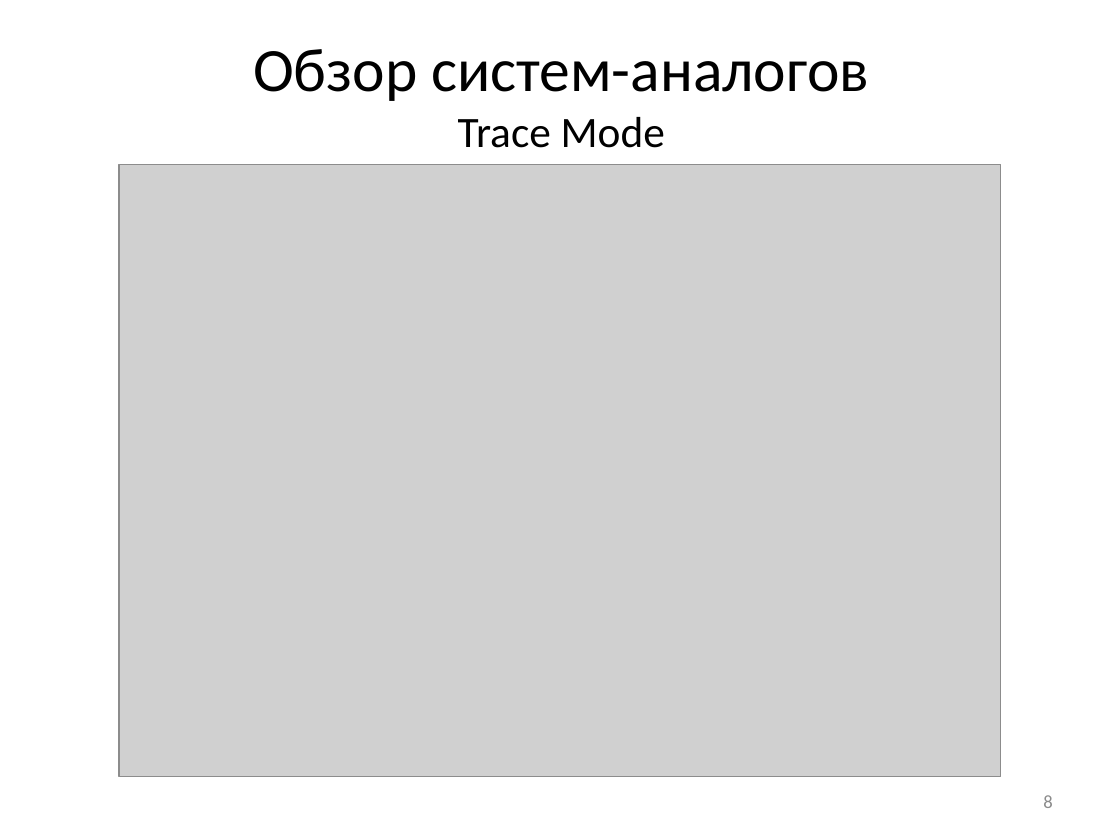
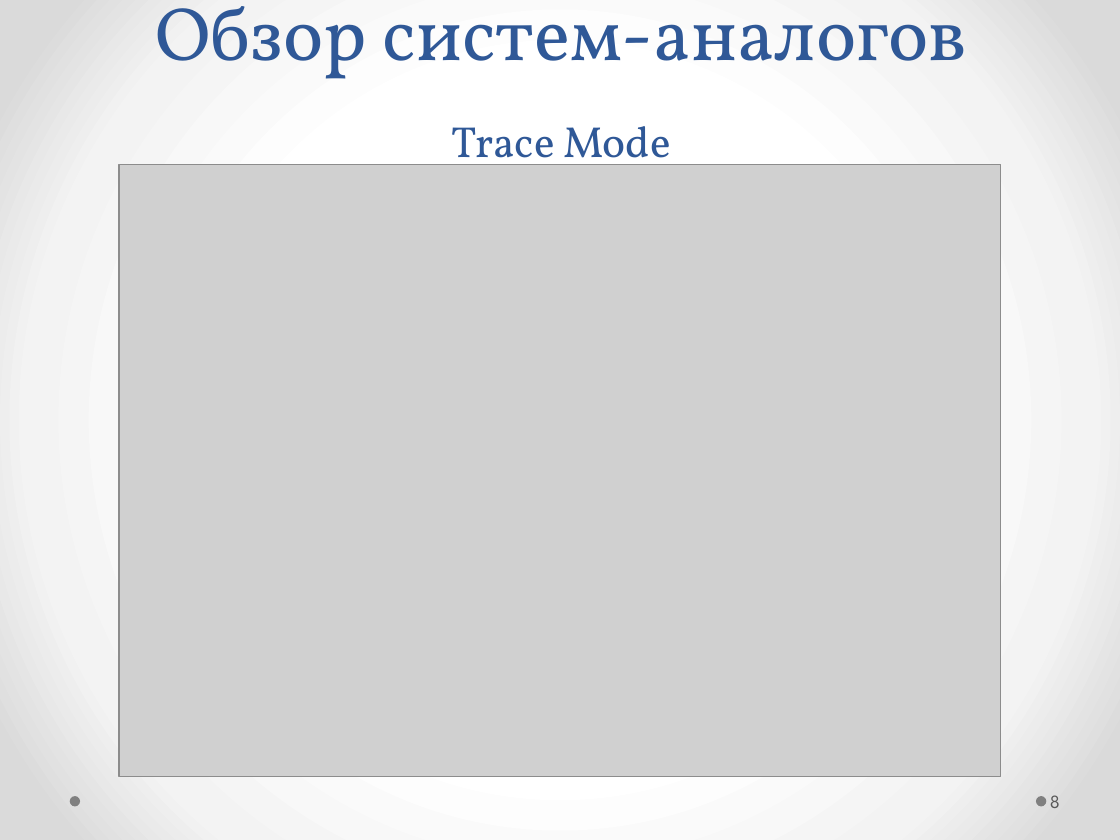
Before and after one commit to Morgan163/diplom, a slide deck: slide 8 of Автоматизированная система моделирования волоконно-оптических датчиков со структурным резервированием.pptx. Drawn at 1120x840 pixels with LibreOffice and Linux fonts; fonts in the diff are those of the drawing; grey boxes stand for pictures. Boxes give left, top, right and bottom in pixels: in the first picture for what was removed or moved away, otherwise in the second. Text is boxed around its words. In the diff, an @@ line names an element or a change of style, - is before the commit and + after.

```diff
--- a/Автоматизированная система моделирования волоконно-оптических датчиков со структурным резервированием.pptx
+++ b/Автоматизированная система моделирования волоконно-оптических датчиков со структурным резервированием.pptx
@@ background #FFFFFF to gradient #FFFFFF to #F4F4F4 to #DADADA @@
@@ title "Обзор систем-аналогов Trace Mode" moved from (x1=253, y1=49, x2=869, y2=148) to (x1=156, y1=6, x2=967, y2=177) @@
@@ title "Обзор систем-аналогов Trace Mode" at (x1=156, y1=6, x2=967, y2=177): size 39.6 to 48.6 pt in "Обзор систем-аналогов"; font Calibri to Vollkorn, text colour #000000 to #2F5897; line spacing 1 to 58pt; vertical alignment middle to bottom @@
@@ page number moved from (x1=1043, y1=795, x2=1052, y2=808) to (x1=1050, y1=795, x2=1060, y2=808) @@
@@ page number at (x1=1050, y1=795, x2=1060, y2=808): font Calibri to League Spartan, text colour #8C8C8C to #595959; alignment right to left @@
@@ ellipse added at (x1=69, y1=796, x2=80, y2=806), fill #808080 @@
@@ ellipse added at (x1=1036, y1=796, x2=1046, y2=806), fill #808080 @@
```
Also in this commit, not shown: 8 other slides changed, 9 slides added, 9 other files.
